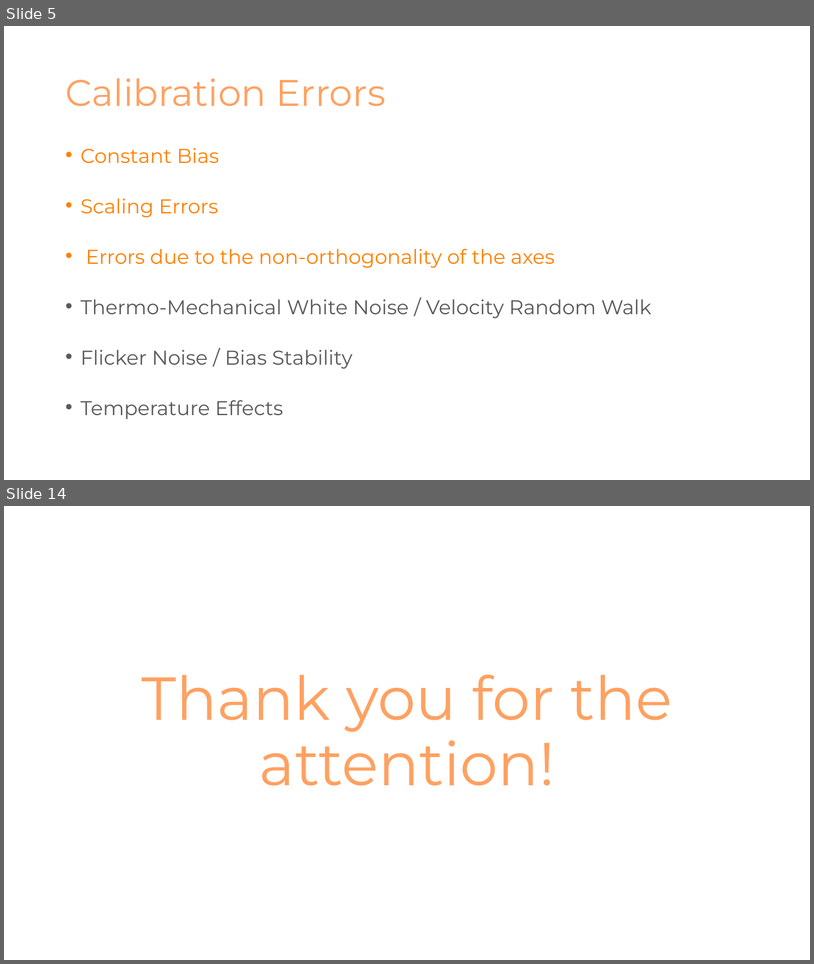
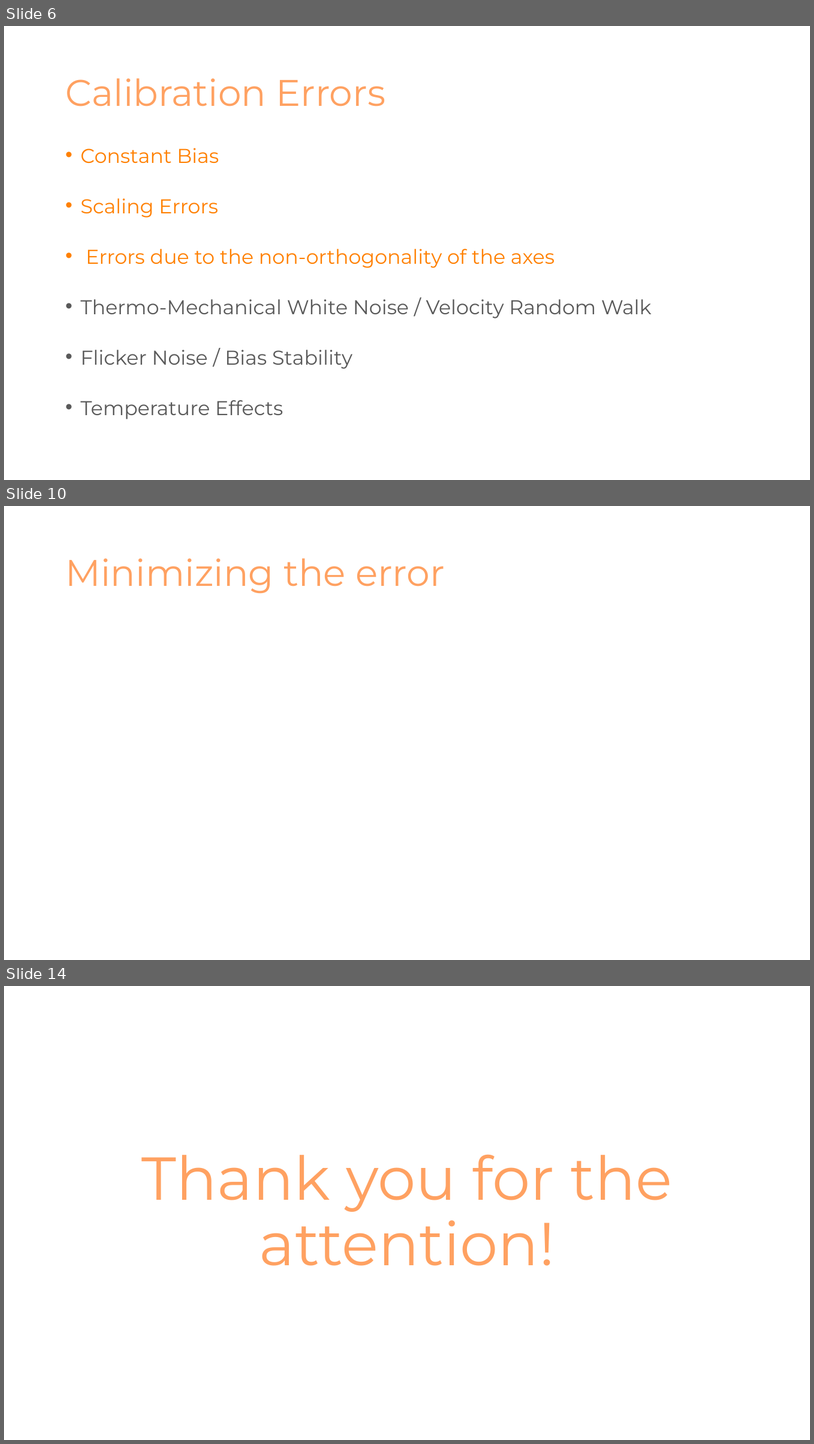
Before and after one commit to NikolaTotev/AMMRP-Course-Project, a slide deck: Presentation Materials/Калибриране на MEMS Акселерометри.pptx. Shown one above the other, each under a label of ours: slides 5 and 14 before the commit, slides 6, 10 and 14 after it; the slides between them are not shown. The pictures are 814x964 and 814x1444 pixels, drawn with LibreOffice and Linux fonts; fonts in the diff are those of the drawing; grey boxes stand for pictures. Boxes give left, top, right and bottom in pixels: in the first picture for what was removed or moved away, otherwise in the second. Text is boxed around its words. In the diff, an @@ line names an element or a change of style, - is before the commit and + after.

```diff
--- a/Presentation Materials/Калибриране на MEMS Акселерометри.pptx
+++ b/Presentation Materials/Калибриране на MEMS Акселерометри.pptx
@@ slide 10 added at [4, 506, 810, 960], background #FFFFFF @@
@@ title added at [65, 558, 445, 593], 44 pt, text #FFA161 @@
+Minimizing the error
@@ what was slide 5 is now slide 6 @@
```
Also in this commit, not shown: 5 slides changed, 4 other slides added, 4 slides removed, 5 other files.
